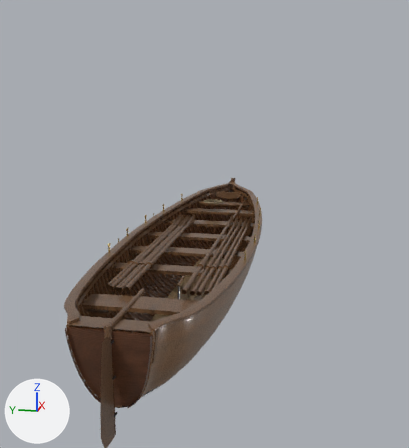
The Blender file boats/blend/boat_b_rowing_cutter.blend as it was, and as the next commit left it.
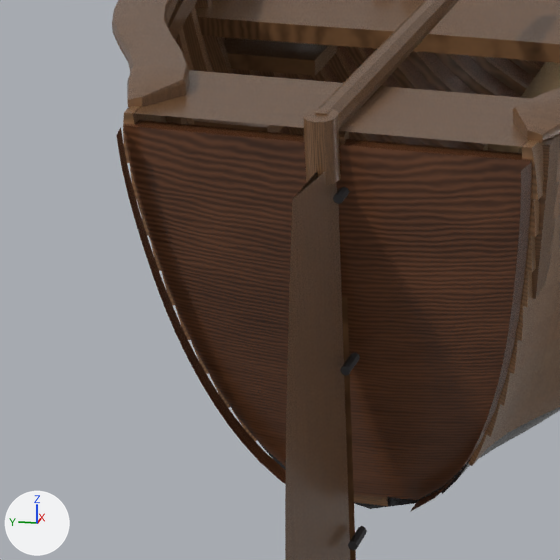
Each version appears first whole from a 50 mm lens placed at (-8.3, -1.78, 2.89), pointed at (0.03, -0.12, 0.81), and next in a close-up on the part from 10% to 39% of the width and 67% to 94% of the height. The axes (+X, +Y, +Z) are drawn at lower left. The lights are the same throughout. The older version's two pictures come first.

The first close-up shows 'Floorboards', 'Frames', 'Keel_Stem_Sternpost', 'Keelson_Gunwale', 'Planking_Clinker', 'Quarter_Knees', 'Rudder', 'Thwarts_Benches', 'Transom' and 1 more.
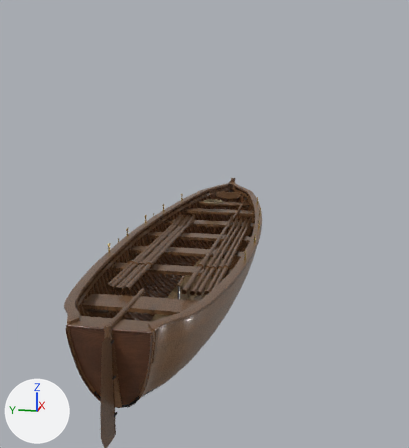
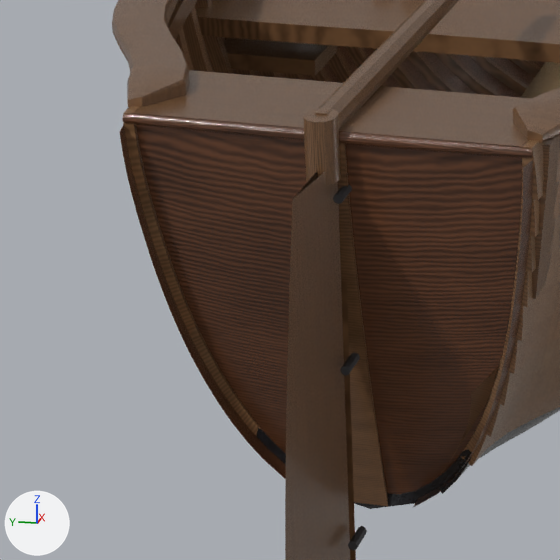
Changed parts and their boxes (x1, y1, x2, y2) in the close-ups (560 x 560 px; the box of a moved part takes in the faces that stretch with it):
'Transom', reshaped
    before: (116, 120, 532, 511)
    after: (120, 111, 534, 508)
part 1 of me_transom, moved or reshaped
    before: (123, 120, 532, 500)
    after: (136, 124, 522, 494)
part 2 of me_transom, moved or reshaped
    before: (411, 163, 531, 511)
    after: (412, 160, 533, 508)
part 3 of me_transom, moved or reshaped
    before: (116, 128, 286, 484)
    after: (120, 125, 286, 479)
part 4 of me_transom, added (brown)
    after: (122, 111, 534, 158)

The change, as a diff of the scene's bpy script:
```diff
--- a/boats/blend/boat_b_rowing_cutter.blend.py
+++ b/boats/blend/boat_b_rowing_cutter.blend.py
@@ me_transom @@
 # used by ob_transom; location = (0.0, 0.0, 0.0)
-me_transom.from_pydata(...)  # 680 vertices, 636 faces; spans x -3.854..-3.627, y -0.411..0.411, z -0.108..0.73
+me_transom.from_pydata(...)  # 841 vertices, 768 faces; spans x -3.84..-3.613, y -0.411..0.411, z -0.108..0.754
+# me_transom part 1: the loose piece of 600 vertices spanning x -3.813..-3.627, y -0.409..0.409, z -0.108..0.73 is moved by (0.014, 0.0, 0.0)
+# me_transom part 2: the loose piece of 40 vertices spanning x -3.854..-3.664, y -0.411..-0.106, z -0.108..0.73 is moved by (0.014, 0.0, 0.0)
+# me_transom part 3: the loose piece of 40 vertices spanning x -3.854..-3.664, y 0.106..0.411, z -0.108..0.73 is moved by (0.014, 0.0, 0.0)
+# me_transom part 4: a new loose piece of 161 vertices spanning x -3.814..-3.795, y -0.411..0.411, z 0.73..0.754, in mat_teak_exterior
 me_transom.materials.append(mat_teak_exterior)
```
